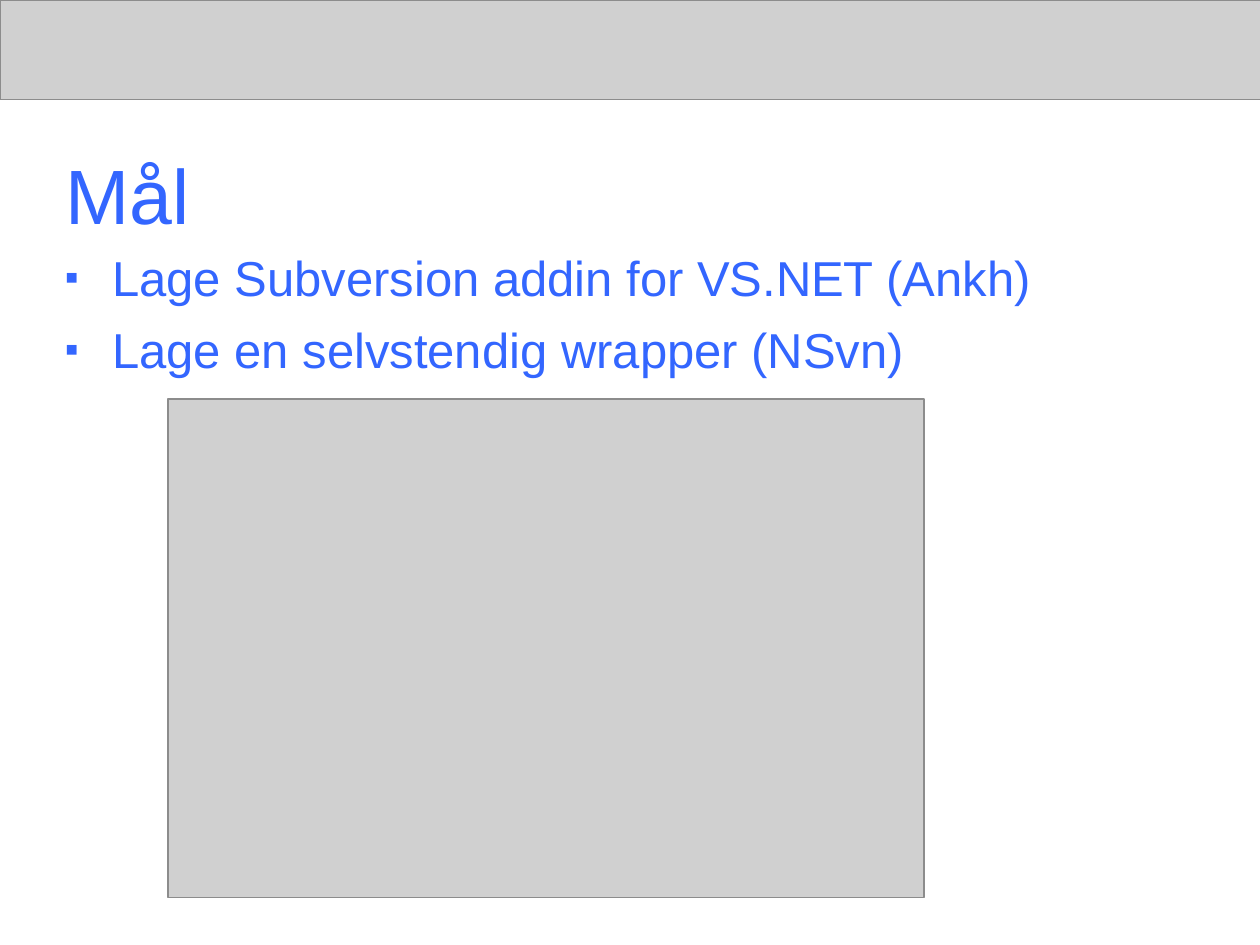
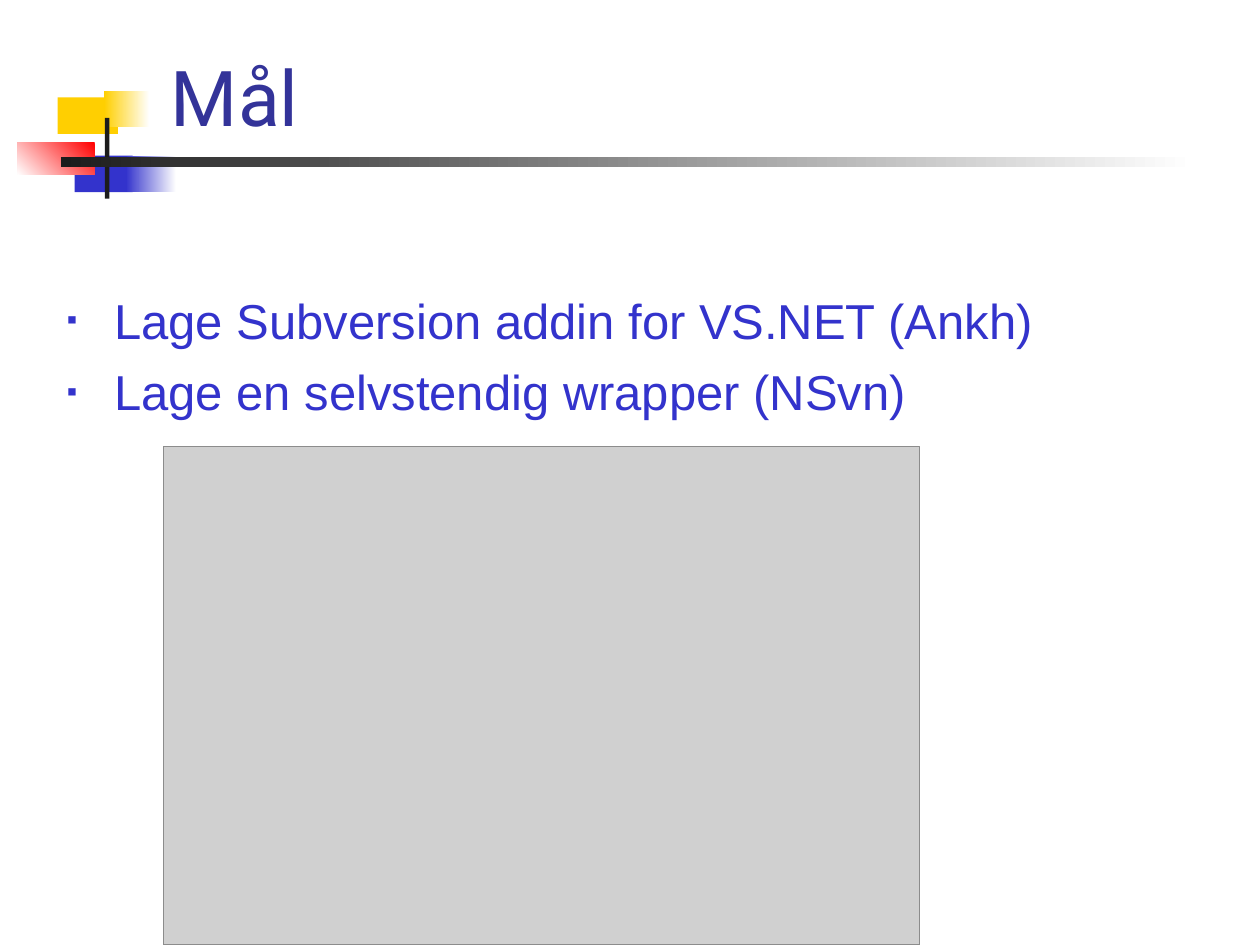
Before and after one commit to AnkhSVN/AnkhSVN, a slide deck: slide 7 of doc/powerpoint/Subversion_addin_for_VS.NET.ppt. Drawn at 1260x945 pixels with LibreOffice and Linux fonts; fonts in the diff are those of the drawing; grey boxes stand for pictures. Boxes give left, top, right and bottom in pixels: in the first picture for what was removed or moved away, otherwise in the second. Text is boxed around its words. In the diff, an @@ line names an element or a change of style, - is before the commit and + after.

Commit message:
* Changed the layout back to a template.   Change the template if you want to make changes such as font, colour, bg image. * Added image of the work schedule. * Removed the banner. * Changed some text, and fixed typos.

```diff
--- a/doc/powerpoint/Subversion_addin_for_VS.NET.ppt
+++ b/doc/powerpoint/Subversion_addin_for_VS.NET.ppt
@@ picture removed at [0,0,1260,100] @@
@@ title "Mål": place and size @@
-title "Mål" at [65,163,189,225]
+title "Mål" at [171,65,299,127]
@@ title "Mål" at [171,65,299,127]: font Arial to Roboto, text colour #3366FF to #333399; vertical alignment middle to bottom @@
@@ rectangle added at [58,97,118,134], fill #FFCF01 @@
@@ rectangle added at [105,91,150,127], fill gradient #FFFFFF to #FFCF01 @@
@@ rectangle added at [105,118,108,199], fill #1C1C1C @@
@@ rectangle added at [18,142,94,175], fill gradient #FF0000 to #FFFFFF @@
@@ rectangle added at [60,158,1194,168], fill gradient #FFFFFF to #1C1C1C @@
@@ rectangle added at [74,155,132,192], fill #3333CC @@
@@ rectangle added at [126,155,176,192], fill gradient #FFFFFF to #3333CC @@
@@ text "Lage Subversion addin for VS.NET ...": place and size @@
-text "Lage Subversion addin for VS.NET ..." at [112,260,1031,378]
+text "Lage Subversion addin for VS.NET ..." at [114,303,1033,420]
@@ text "Lage Subversion addin for VS.NET ..." at [114,303,1033,420]: text colour #3366FF to #3333CC; bullet colour #3366FF to #3333CC @@
@@ picture: place and size @@
-picture at [168,399,924,898]
+picture at [164,447,920,945]
```
Also in this commit, not shown: 20 other slides changed, 1 slide added, 1 slide removed.
